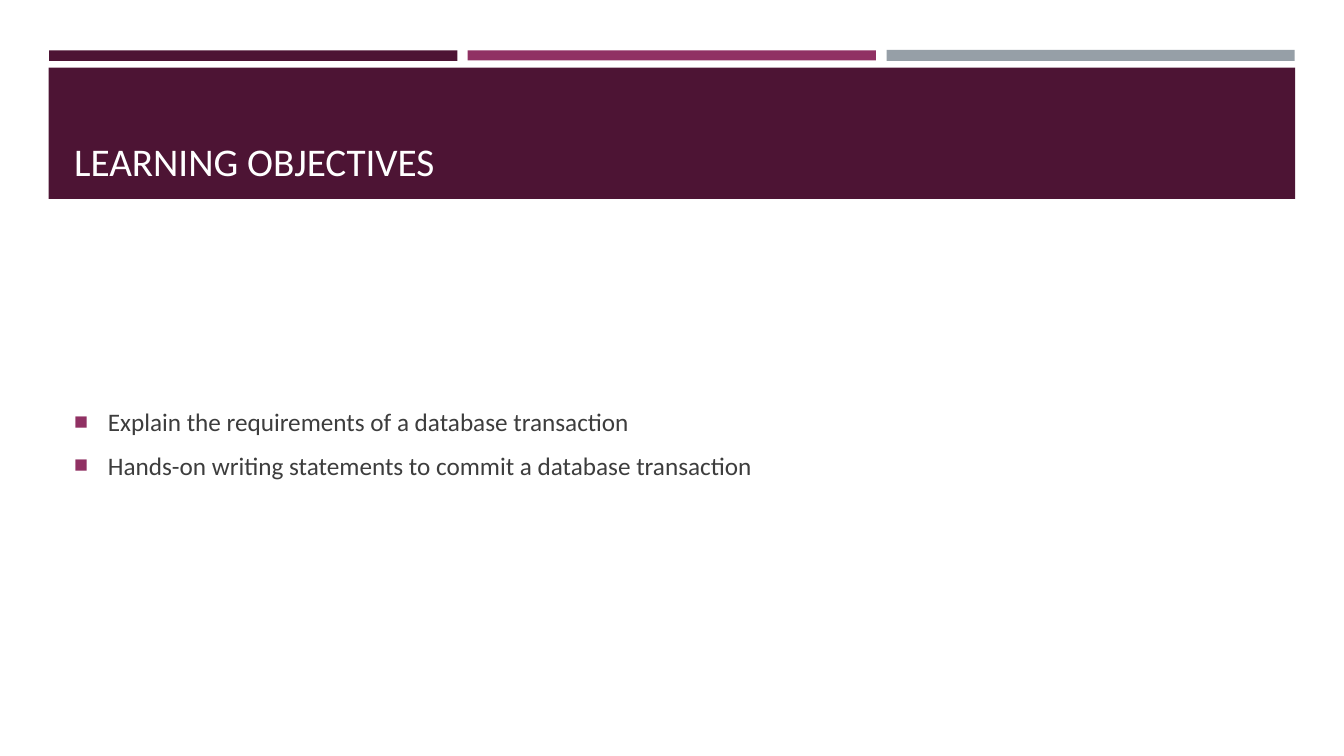
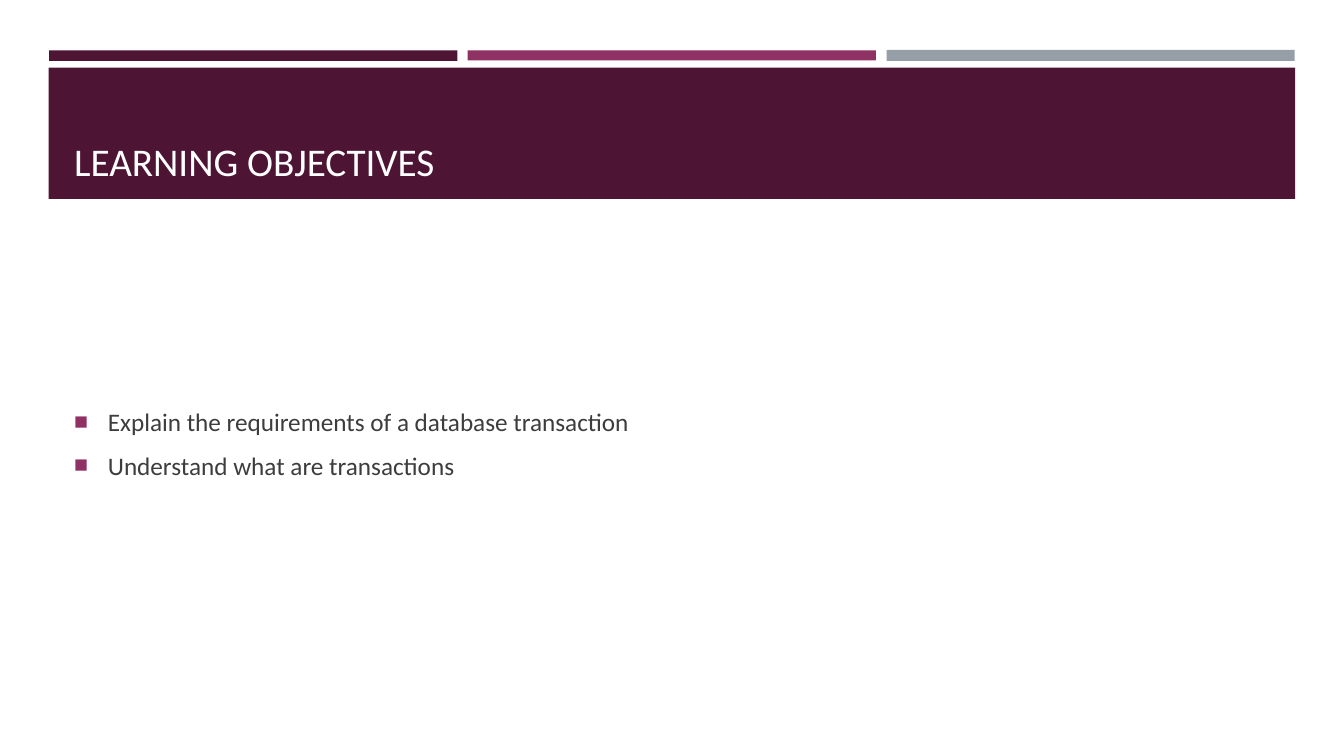
Before and after one commit to jeff-tor/wiley-sre-training, a slide deck: slide 2 of relational-databases-and-sql/PPT_Transactions.pptx. Drawn at 1344x756 pixels with LibreOffice and Linux fonts; fonts in the diff are those of the drawing. Boxes give left, top, right and bottom in pixels: in the first picture for what was removed or moved away, otherwise in the second. Text is boxed around its words. In the diff, an @@ line names an element or a change of style, - is before the commit and + after.

```diff
--- a/relational-databases-and-sql/PPT_Transactions.pptx
+++ b/relational-databases-and-sql/PPT_Transactions.pptx
@@ text at bbox=[108, 457, 454, 475]: text changed @@
-■ Hands-on writing statements to commit a database transaction
+■ Understand what are transactions
```
Also in this commit, not shown: 7 other slides changed, 1 slide added, 2 slides removed, 4 other files.
